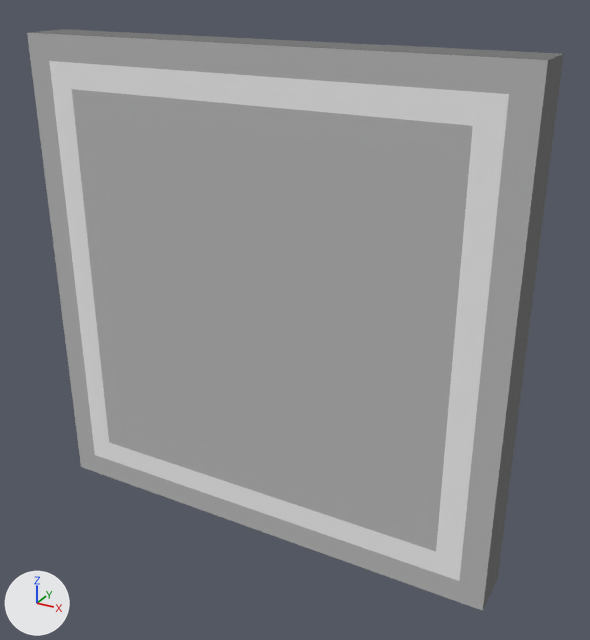
Before and after pictures for a commit that changed the Blender file blend/basic_floor.blend.
Before and after are seen from a 50 mm lens placed at (0.788, -1.271, 0.599), pointed at (0.076, 0.024, -0.048). Lighting does not change. The marker at lower left points along +X, +Y and +Z.
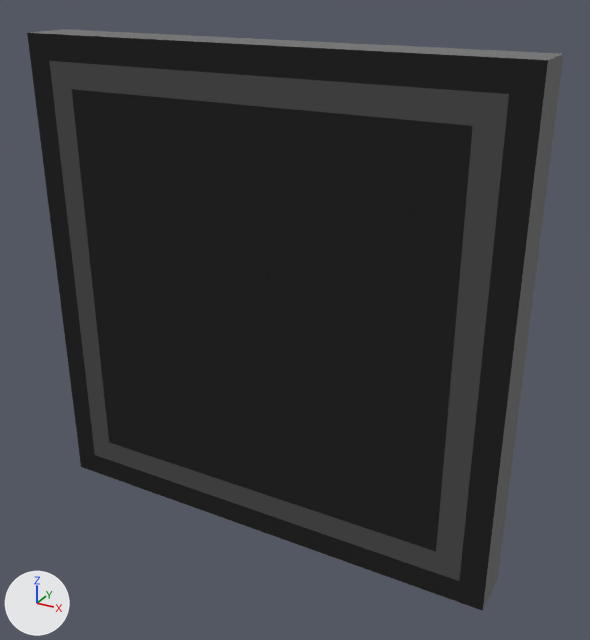
What differs and where, as boxes [x1, y1, x2, y2] in the pictures (590 x 640 px):
'Cube', recoloured (grey to black)
    both: [27, 31, 551, 611]

The change in detail:
Material 'Material' (mat_material) changes colour from grey #bcbcbc to black #292929; in linear values from (0.5, 0.5, 0.5) to (0.022, 0.022, 0.022).
Material 'Material.001' (mat_material_001) changes colour from white #f3f3f3 to dark grey #505050; in linear values from (0.9, 0.9, 0.9) to (0.08, 0.08, 0.08).
